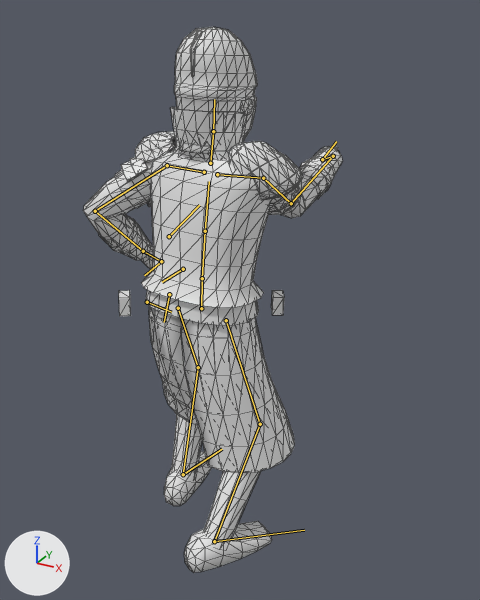
One commit to the glTF model models/characters/agent.glb: the scene before it, then after it.
Before and after are seen from a camera (50 mm lens) standing at (1.081, -1.631, 1.782) and looking at (0.048, 0.247, 0.843). Every picture has the same lights, and +X, +Y and +Z are marked at lower left. The picture after the commit comes second. Both versions are drawn at frame 2 of the action 'sweep_LR'; the numbers are the values there. The bones that bend it are drawn over the model as lines. Mesh edges are drawn as thin lines.

The first picture shows 'Body', 'Coat', 'Trim'.
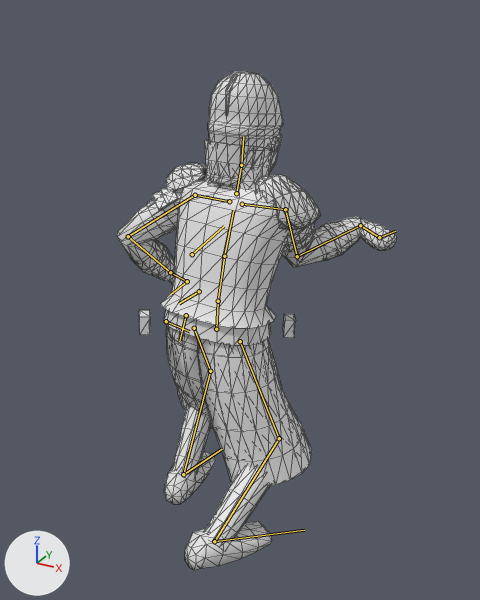
Patch to the scene script:
```diff
--- a/models/characters/agent.glb.py
+++ b/models/characters/agent.glb.py
@@ bone_hips @@
 bone_hips = bpy.data.objects['Armature'].pose.bones['Hips']
-bone_hips.location = (0.0, -0.103, 0.071)
-bone_hips.rotation_quaternion = (0.999, 0.03, -0.025, 0.001)  # degrees (3, -3, 0)
+bone_hips.location = (0.0, -0.222, 0.167)
+bone_hips.rotation_quaternion = (0.998, 0.054, -0.029, 0.002)  # degrees (6, -3, 0)
@@ bone_spine @@
 bone_spine = bpy.data.objects['Armature'].pose.bones['Spine']  # child of 'Hips'
-bone_spine.rotation_quaternion = (0.998, 0.039, -0.034, 0.001)  # degrees (5, -4, 0)
+bone_spine.rotation_quaternion = (0.996, 0.072, -0.039, 0.003)  # degrees (8, -5, 0)
@@ bone_chest @@
 bone_chest = bpy.data.objects['Armature'].pose.bones['Chest']  # child of 'Spine'
-bone_chest.rotation_quaternion = (0.998, 0.029, -0.042, 0.0)  # degrees (3, -5, 0)
+bone_chest.rotation_quaternion = (0.996, 0.054, -0.048, 0.001)  # degrees (6, -6, 0)
@@ bone_neck @@
 bone_neck = bpy.data.objects['Armature'].pose.bones['Neck']  # child of 'Chest'
-bone_neck.rotation_quaternion = (0.997, -0.034, 0.045, -0.001)  # degrees (-4, 5, 0)
+bone_neck.rotation_quaternion = (0.995, -0.063, 0.053, 0.0)  # degrees (-7, 6, 0)
@@ bone_head @@
 bone_head = bpy.data.objects['Armature'].pose.bones['Head']  # child of 'Neck'
-bone_head.rotation_quaternion = (0.997, -0.034, 0.05, 0.002)  # degrees (-4, 6, 0)
+bone_head.rotation_quaternion = (0.995, -0.063, 0.058, 0.004)  # degrees (-7, 7, 0)
@@ bone_upperarm_l @@
 bone_upperarm_l = bpy.data.objects['Armature'].pose.bones['UpperArm_L']  # child of 'Shoulder_L'
-bone_upperarm_l.rotation_quaternion = (0.932, -0.231, 0.223, -0.055)  # degrees (-31, 24, -13)
+bone_upperarm_l.rotation_quaternion = (0.955, -0.185, 0.16, -0.059)  # degrees (-23, 17, -11)
@@ bone_shoulder_r @@
 bone_shoulder_r = bpy.data.objects['Armature'].pose.bones['Shoulder_R']  # child of 'Chest'
-bone_shoulder_r.rotation_quaternion = (0.993, 0.034, 0.004, 0.104)  # degrees (4, 0, 12)
+bone_shoulder_r.rotation_quaternion = (0.991, 0.034, 0.005, 0.121)  # degrees (4, 0, 14)
@@ bone_upperarm_r @@
 bone_upperarm_r = bpy.data.objects['Armature'].pose.bones['UpperArm_R']  # child of 'Shoulder_R'
-bone_upperarm_r.rotation_quaternion = (0.622, 0.423, 0.404, 0.488)  # degrees (73, 5, 80)
+bone_upperarm_r.rotation_quaternion = (0.659, 0.305, 0.425, 0.52)  # degrees (63, 14, 85)
@@ bone_lowerarm_r @@
 bone_lowerarm_r = bpy.data.objects['Armature'].pose.bones['LowerArm_R']  # child of 'UpperArm_R'
-bone_lowerarm_r.rotation_quaternion = (0.734, 0.375, -0.003, 0.116)  # degrees (53, -8, 14)
+bone_lowerarm_r.rotation_quaternion = (0.598, 0.51, -0.46, -0.399)  # degrees (87, -8, -75)
@@ bone_hand_r @@
 bone_hand_r = bpy.data.objects['Armature'].pose.bones['Hand_R']  # child of 'LowerArm_R'
-bone_hand_r.rotation_quaternion = (0.709, -0.536, 0.118, 0.14)  # degrees (-73, 23, 5)
+bone_hand_r.rotation_quaternion = (0.752, -0.587, -0.294, 0.021)  # degrees (-81, -25, 25)
@@ bone_upperleg_l @@
 bone_upperleg_l = bpy.data.objects['Armature'].pose.bones['UpperLeg_L']  # child of 'Hips'
-bone_upperleg_l.rotation_quaternion = (0.945, 0.29, -0.137, 0.055)  # degrees (34, -17, 2)
+bone_upperleg_l.rotation_quaternion = (0.919, 0.361, -0.133, 0.081)  # degrees (42, -18, 3)
@@ bone_lowerleg_l @@
 bone_lowerleg_l = bpy.data.objects['Armature'].pose.bones['LowerLeg_L']  # child of 'UpperLeg_L'
-bone_lowerleg_l.rotation_quaternion = (0.91, -0.415, -0.002, 0.003)  # degrees (-49, 0, 0)
+bone_lowerleg_l.rotation_quaternion = (0.784, -0.62, -0.002, 0.003)  # degrees (-77, 0, 0)
@@ bone_foot_l @@
 bone_foot_l = bpy.data.objects['Armature'].pose.bones['Foot_L']  # child of 'LowerLeg_L'
-bone_foot_l.rotation_quaternion = (0.986, 0.156, 0.01, -0.056)  # degrees (18, 2, -6)
+bone_foot_l.rotation_quaternion = (0.94, 0.335, 0.003, -0.068)  # degrees (39, 3, -7)
@@ bone_upperleg_r @@
 bone_upperleg_r = bpy.data.objects['Armature'].pose.bones['UpperLeg_R']  # child of 'Hips'
-bone_upperleg_r.rotation_quaternion = (0.98, 0.119, 0.135, -0.078)  # degrees (13, 16, -7)
+bone_upperleg_r.rotation_quaternion = (0.973, 0.153, 0.128, -0.112)  # degrees (16, 16, -11)
@@ bone_lowerleg_r @@
 bone_lowerleg_r = bpy.data.objects['Armature'].pose.bones['LowerLeg_R']  # child of 'UpperLeg_R'
-bone_lowerleg_r.rotation_quaternion = (0.929, -0.371, 0.002, -0.003)  # degrees (-44, 0, 0)
+bone_lowerleg_r.rotation_quaternion = (0.843, -0.538, 0.002, -0.003)  # degrees (-65, 0, 0)
@@ bone_foot_r @@
 bone_foot_r = bpy.data.objects['Armature'].pose.bones['Foot_R']  # child of 'LowerLeg_R'
-bone_foot_r.rotation_quaternion = (0.958, 0.268, 0.098, -0.02)  # degrees (31, 11, 1)
+bone_foot_r.rotation_quaternion = (0.897, 0.424, 0.125, 0.024)  # degrees (52, 12, 9)
```

Pixel boxes [x1, y1, x2, y2] of what changed, in the pictures (480 x 600 px):
'Body', posed (11% wider, 9% shorter)
    before: [111, 27, 343, 573]
    after: [139, 71, 397, 570]
'Coat', posed (10% narrower)
    before: [83, 150, 328, 473]
    after: [117, 179, 338, 485]
'Trim', posed (9% narrower, 8% shorter)
    before: [99, 107, 328, 247]
    after: [130, 140, 338, 269]
bone 'Hips', root to tip
    before: (201, 308) to (202, 280)
    after: (216, 329) to (218, 302)
bone 'Spine', root to tip
    before: (202, 278) to (205, 231)
    after: (218, 301) to (224, 256)
bone 'Chest', root to tip
    before: (205, 231) to (209, 181)
    after: (224, 256) to (233, 210)
bone 'Neck', root to tip
    before: (210, 163) to (213, 131)
    after: (236, 193) to (241, 165)
bone 'Head', root to tip
    before: (213, 131) to (214, 99)
    after: (241, 165) to (243, 136)
bone 'UpperArm_L', root to tip
    before: (167, 165) to (95, 211)
    after: (195, 195) to (128, 236)
bone 'Shoulder_R', root to tip
    before: (217, 174) to (263, 178)
    after: (242, 204) to (285, 209)
bone 'UpperArm_R', root to tip
    before: (263, 178) to (291, 203)
    after: (285, 209) to (297, 256)
bone 'LowerArm_R', root to tip
    before: (291, 203) to (333, 156)
    after: (297, 256) to (360, 225)
bone 'Hand_R', root to tip
    before: (333, 156) to (322, 159)
    after: (360, 225) to (379, 237)
bone 'UpperLeg_L', root to tip
    before: (178, 308) to (198, 367)
    after: (194, 328) to (210, 371)
bone 'LowerLeg_L', root to tip
    before: (198, 367) to (183, 474)
    after: (210, 371) to (183, 474)
bone 'UpperLeg_R', root to tip
    before: (226, 320) to (260, 424)
    after: (240, 341) to (279, 438)
bone 'LowerLeg_R', root to tip
    before: (260, 424) to (214, 541)
    after: (279, 438) to (214, 541)
